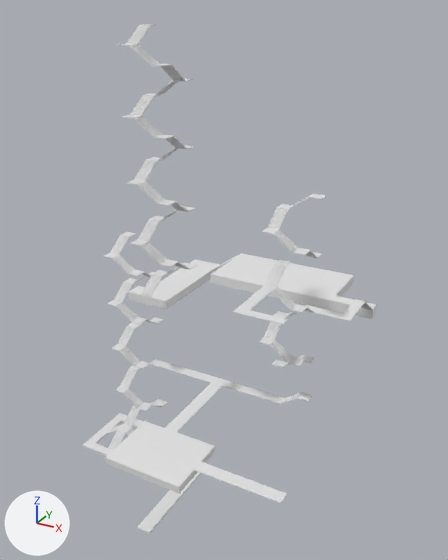
The FBX model exit mask/Assets/Models/Level Parts/tower.FBX: old version first, new version second.
Both versions are drawn from a 50 mm lens placed at (71.0, -91.5, 85.5), pointed at (17.5, 5.9, 36.9). Arrows for +X, +Y and +Z are at lower left; the lights stay in place. Where no turn or scale is listed for an object, it has been applied to the vertices. Vertices at the same position are counted once.

The first picture shows 'Box001', 'Line003', 'Plane001', 'source001', 'tower_of_stairs'.
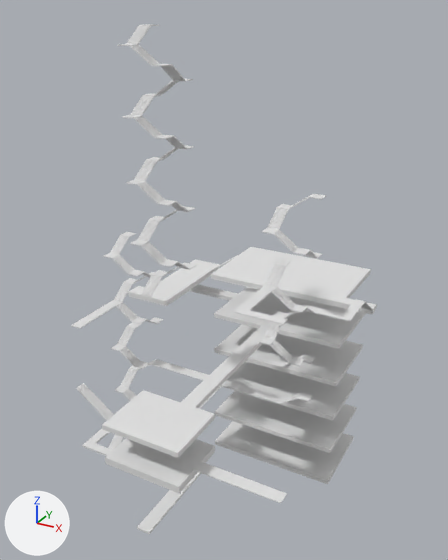
Commit message: Added extensions to tower level layout and implemented levels to surroudning towers for visual effect

What differs and where, as boxes (x1, y1, x2, y2) in the pictures (448 x 560 px):
'Box002', reshaped (not visible before): after (102, 284, 366, 458)
'Plane001', reshaped: before (211, 253, 377, 319); after (211, 247, 377, 314)
'Object003', added: after (215, 391, 357, 453)
'Object004', added: after (215, 421, 354, 484)
'Object001', added: after (214, 324, 363, 386)
'Object002', added: after (222, 361, 360, 421)
'StraightStair005', added: after (76, 383, 114, 420)

What changed in the scene script:
```text
Change me_mesh_008:
    used by ob_box002; location = (-6.7, 21.6, 22.2)
    remove me_mesh_008.from_pydata(...)  # 12 vertices, 10 faces; spans x -1.39..0.93, y -1.84..8.19, z -0.91..0.0
    add me_mesh_008.from_pydata(...)  # 48 vertices, 44 faces; spans x -1.39..44.77, y -48.48..14.49, z -0.96..0.0
    me_mesh_008 part 2
    10 vertices are removed from x -1.39..0.93, y -1.84..8.19, z -0.91..0.0
    10 faces are deleted
    24 vertices are added at x -1.39..44.77, y -48.48..14.49, z -0.96
    22 new vertices lie (0.0, 0.0, 0.96) away from vertices in x -1.39..44.77, y -48.48..14.49, z -0.96
    44 new faces join them
Change me_mesh_004:
    used by ob_plane001; location = (43.4, 17.3, 32.2)
    remove me_mesh_004.from_pydata(...)  # 21 vertices, 38 faces; spans x -35.1..0.9, y -0.8..13.6, z -2.1..0.0
    add me_mesh_004.from_pydata(...)  # 21 vertices, 38 faces; spans x -35.1..0.9, y -0.8..18.7, z -1.1..0.0
    me_mesh_004 part 1: 15 of 21 vertices moved; they spanned x -35.1..0.9, y -0.8..13.6, z -2.1..0.0 and now span x -35.1..0.9, y -0.8..18.7, z -1.1..0.0; mean shift (0.9, 2.1, 0.7); largest move (-7.5, 13.6, -2.1) -> (-5.4, 18.7, -1.1)
Add me_mesh_013:
    me_mesh_013.from_pydata(...)  # a box spanning x 15.1..44.8, y -4.0..14.5, z -10.1..-9.1
Add me_mesh_009:
    me_mesh_009.from_pydata(...)  # 138 vertices, 272 faces; spans x -6.35..-0.18, y 0.0..1.87, z 0.0..4.41
Add ob_object004:
    ob_object004 = bpy.data.objects.new('Object004', me_mesh_013)
    ob_object004.location = (-6.7, 21.6, -4.2)
Add ob_object001:
    ob_object001 = bpy.data.objects.new('Object001', me_mesh_013.copy())
    ob_object001.location = (-6.7, 21.6, 22.2)
Add ob_object002:
    ob_object002 = bpy.data.objects.new('Object002', me_mesh_013.copy())
    ob_object002.location = (-6.7, 21.6, 13.4)
Add ob_object003:
    ob_object003 = bpy.data.objects.new('Object003', me_mesh_013.copy())
    ob_object003.location = (-6.7, 21.6, 4.6)
Add ob_straightstair005:
    ob_straightstair005 = bpy.data.objects.new('StraightStair005', me_mesh_009)
    ob_straightstair005.location = (12.6, -25.6, 22.2)
```
